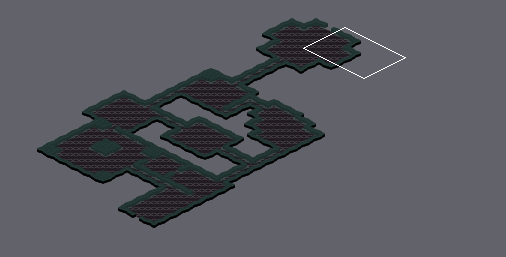
Level history. Tiled map: Game/maps/Level1_Final_Borders_Faked.tmx. The picture above shows the old version from afar; the outline marks the close-up.
Close-up. Before the edit:
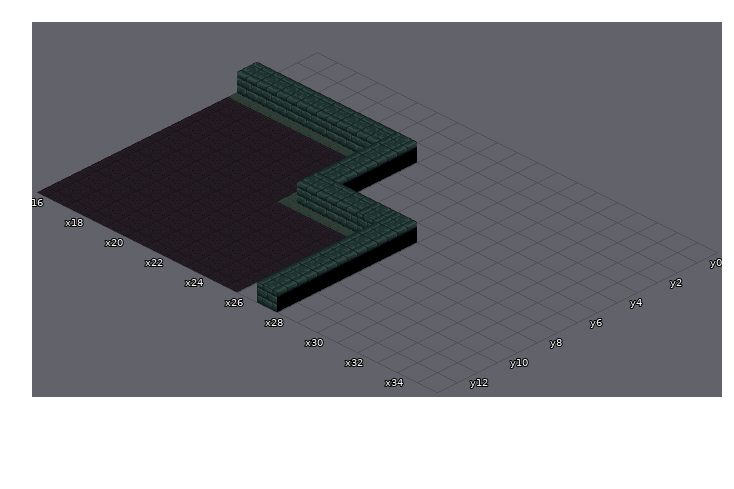
Cells are 64x32 px. Isometric: x runs down to the right, y down to the left. Shown: x 16..35, y 0..13. The commit also changed other parts of the map, which this record leaves out. Tiles whose own drawing changed are shown in their newer look in all pictures.
The result:
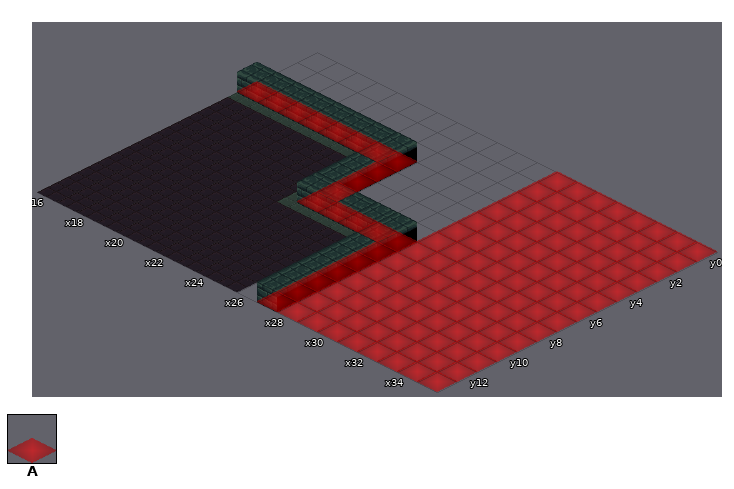
Key: from "tileset_dungeon_lvl1": A 28.
_ is an empty cell, . an unchanged one.
Tiles of an added or newly shown layer are drawn over the layers below it.
Edits made:
--- layer "Collisions" (now shown)
@@ x 16..35 @@
- 0 ............________
- 1 ............________
- 2 ............________
- 3 ________....________
- 4 ......._....________
- 5 ......._....________
- 6 ......._....________
- 7 ......._____________
- 8 ..........._________
- 9 ..........._________
-10 ..........._________
-11 ..........._________
-12 ..........._________
-13 ..........._________
+ 0 ............AAAAAAAA
+ 1 ............AAAAAAAA
+ 2 ............AAAAAAAA
+ 3 AAAAAAAA....AAAAAAAA
+ 4 .......A....AAAAAAAA
+ 5 .......A....AAAAAAAA
+ 6 .......A....AAAAAAAA
+ 7 .......AAAAAAAAAAAAA
+ 8 ...........AAAAAAAAA
+ 9 ...........AAAAAAAAA
+10 ...........AAAAAAAAA
+11 ...........AAAAAAAAA
+12 ...........AAAAAAAAA
+13 ...........AAAAAAAAA
Where, in picture pixels (left, top, right, bottom), the same in both close-ups:
added: (237, 81, 717, 392)
